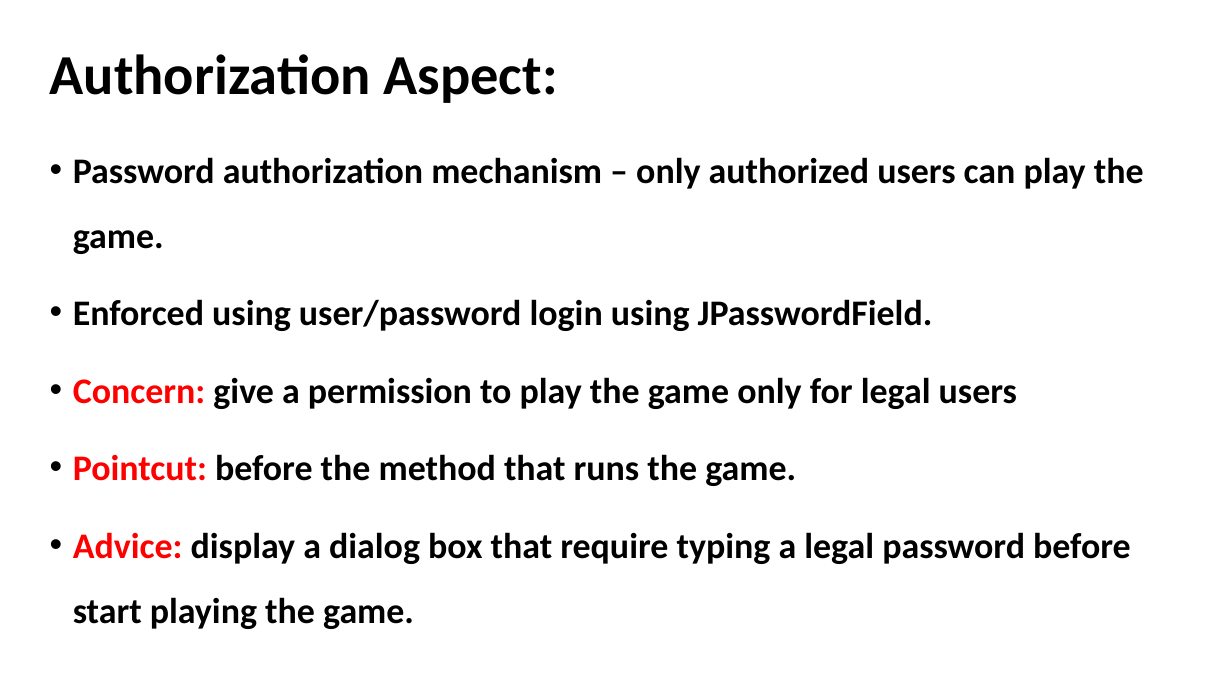
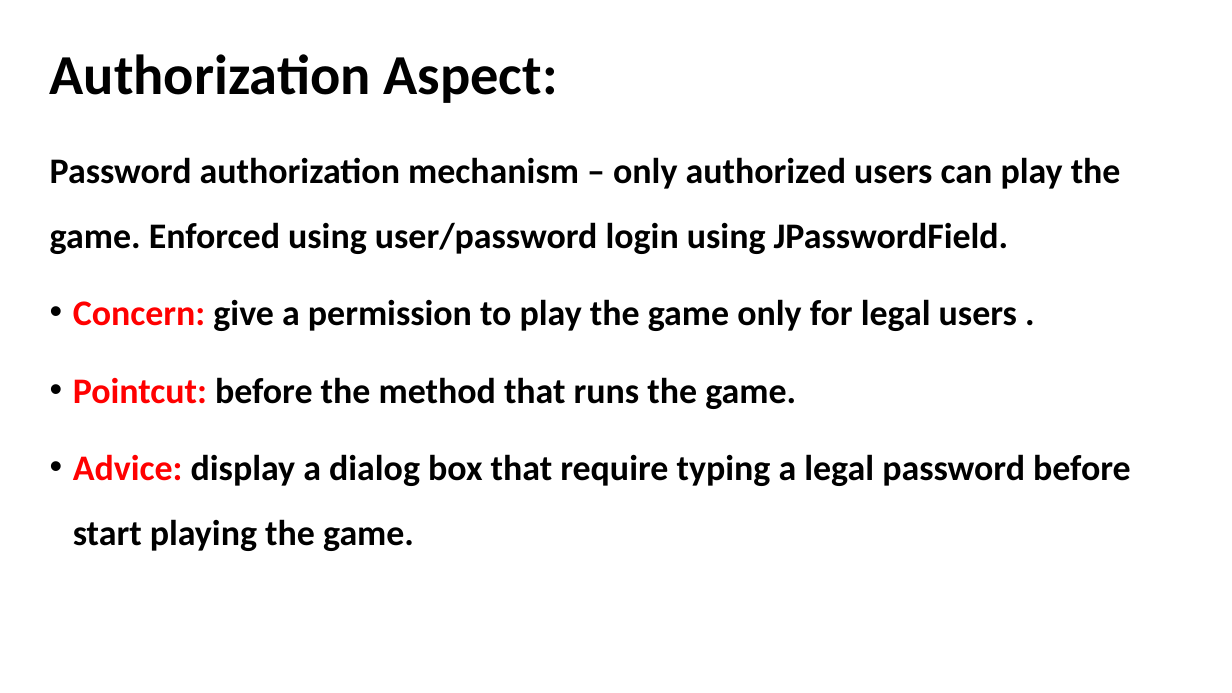
Before and after one commit to akotek/AOP, a slide deck: slide 27 of src/Final Project Presentation.pptx (slide 22 before the commit). Drawn at 1232x693 pixels with LibreOffice and Linux fonts; fonts in the diff are those of the drawing. Boxes give left, top, right and bottom in pixels: in the first picture for what was removed or moved away, otherwise in the second. Text is boxed around its words. In the diff, an @@ line names an element or a change of style, - is before the commit and + after.

Commit message:
FunctionalityAdderAspect impl

```diff
--- a/src/Final Project Presentation.pptx
+++ b/src/Final Project Presentation.pptx
@@ text at <box>50,157,1121,331</box>: text changed @@
-• Password authorization mechanism – only authorized users can play the game.
-• Enforced using user/password login using JPasswordField.
-• Concern: give a permission to play the game only for legal users
+Password authorization mechanism – only authorized users can play the game. Enforced using user/password login using JPasswordField.
+• Concern: give a permission to play the game only for legal users .
```
Also in this commit, not shown: 21 other slides changed, 11 slides added, 4 slides removed, 5 other files.
